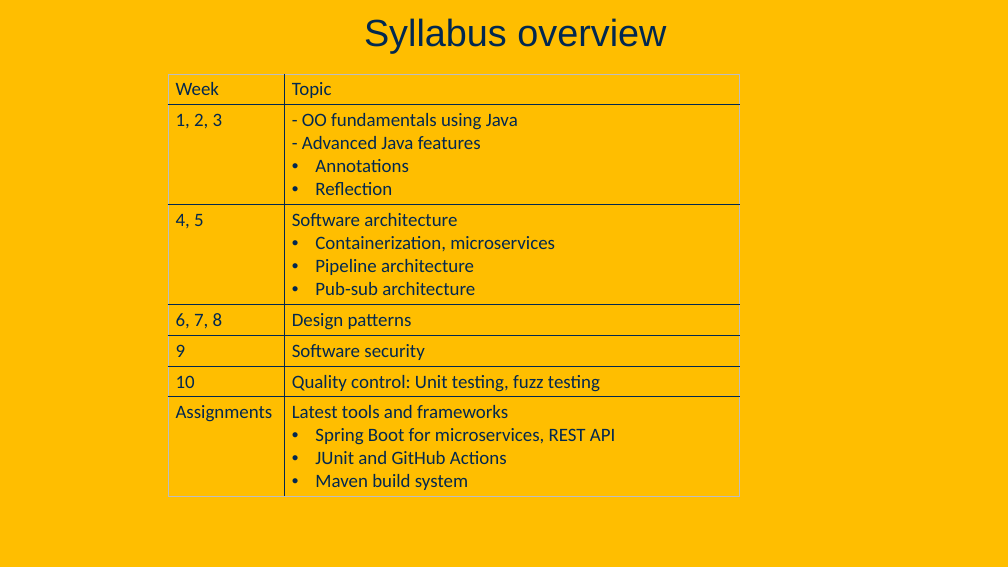
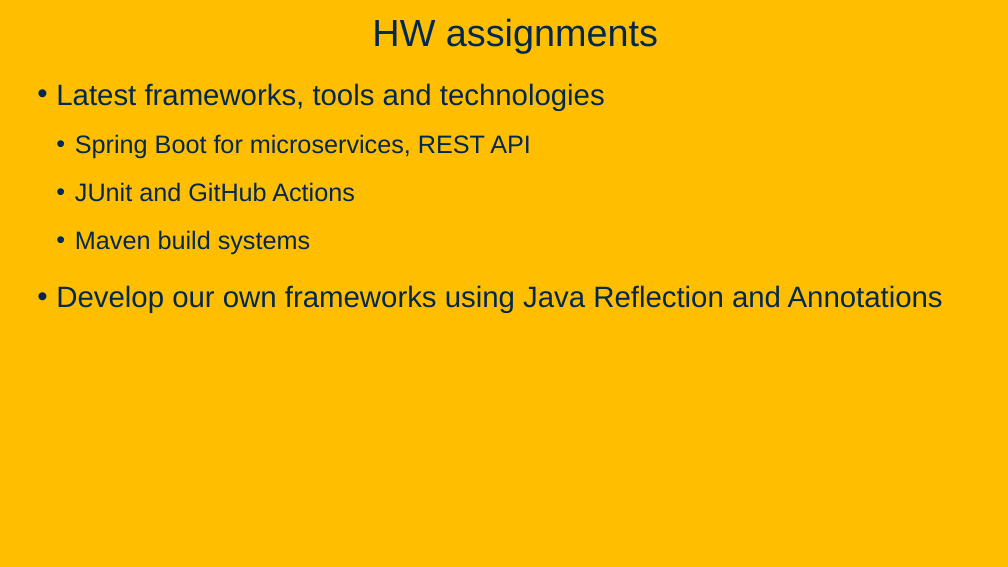
Before and after one commit to davsec-teaching/ecs160-f25, a slide deck: slide 34 of slides/1_logistics_and_course_introduction.pptx (slide 23 before the commit). Drawn at 1008x567 pixels with LibreOffice and Linux fonts; fonts in the diff are those of the drawing; background and template pictures are left out. Boxes give left, top, right and bottom in pixels: in the first picture for what was removed or moved away, otherwise in the second. Text is boxed around its words. In the diff, an @@ line names an element or a change of style, - is before the commit and + after.

```diff
--- a/slides/1_logistics_and_course_introduction.pptx
+++ b/slides/1_logistics_and_course_introduction.pptx
@@ title at (x1=372, y1=18, x2=658, y2=53): text changed @@
-Syllabus overview
+HW assignments
@@ text added at (x1=56, y1=83, x2=943, y2=313), 28 pt, text #022850 @@
+• Latest frameworks, tools and technologies
+  • Spring Boot for microservices, REST API
+  • JUnit and GitHub Actions
+  • Maven build systems
+• Develop our own frameworks using Java Reflection and Annotations
@@ table removed at (x1=168, y1=74, x2=740, y2=494), 7 rows, 2 columns @@
-Week | Topic
-1, 2, 3 | - OO fundamentals using Java / - Advanced Java features / Annotations / Reflection
-4, 5 | Software architecture / Containerization, microservices / Pipeline architecture / Pub-sub architecture
-6, 7, 8 | Design patterns
-9 | Software security
-10 | Quality control: Unit testing, fuzz testing
-Assignments | Latest tools and frameworks / Spring Boot for microservices, REST API / JUnit and GitHub Actions / Maven build system
```
Also in this commit, not shown: 10 other slides changed, 12 slides added.
